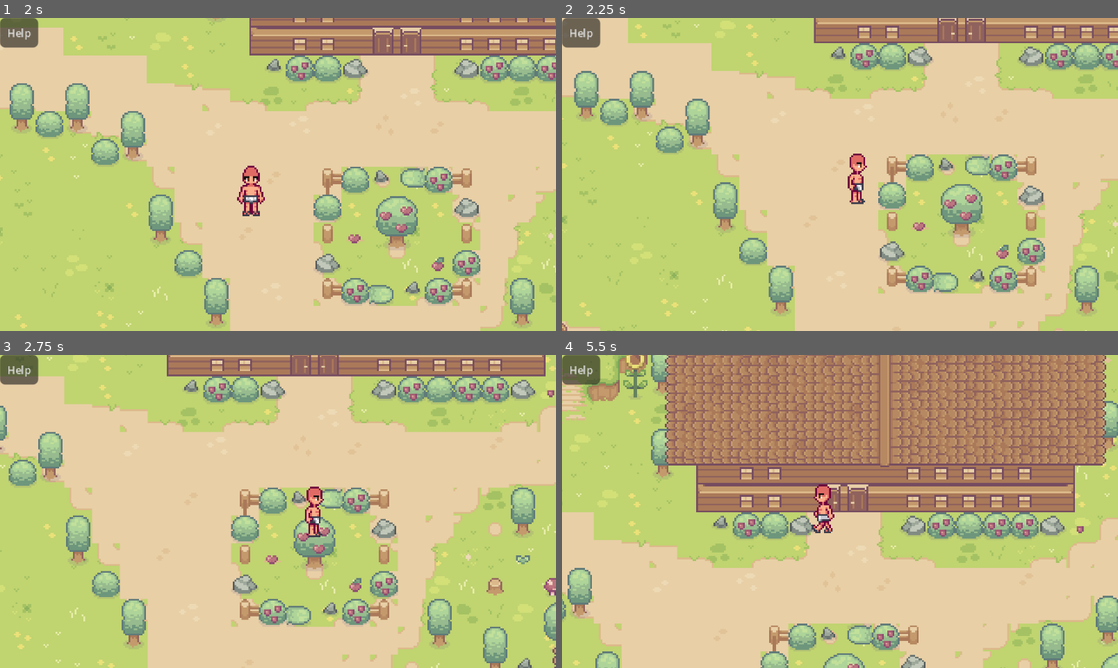
Above: before the commit, frames 1-4 (two rows, left to right).
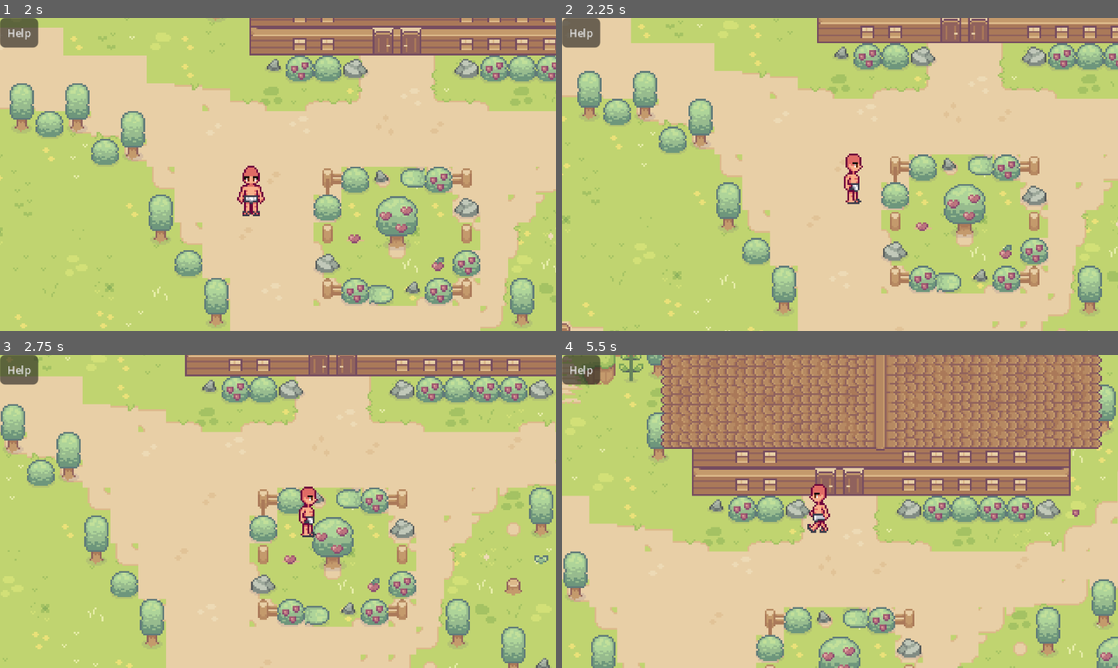
Above: after the commit, the same moments.

Repository: IainMacGraham/hollyburns
Game: Godot game, scene res://title_screen.tscn
Two runs of this game, one before a commit and one after it. Both use one fixed random seed, a clock stepped at 60 frames per second and the inputs below.
Inputs:
- Up to frame 1 (2 s): click "START" at 0.5 s; click "START" at 1.25 s
- Up to frame 2 (2.25 s): hold D (move_right) from 2.03 s (still down); tap C (chat) at 2.1 s
- Up to frame 3 (2.75 s): keep holding D (move_right)
- Up to frame 4 (5.5 s): release D (move_right) at 2.78 s; hold S (move_down) 2.78-3.53 s; tap F (interact) at 2.85, 4.35 s; hold D (move_right) 3.53-4.28 s; tap C (chat) at 3.6, 5.1 s; hold W (move_up) 4.28-5.03 s; hold A (move_left) from 5.03 s (still down)

Frame 1 is identical in both runs. In frame 2, 12% of the frame differs, in the area x 0-100%, y 0-100%; in frame 3, 29%; in frame 4, 43%.

Commit message:
Pre-OpenAI backup — Eidolon version

Diff:
--- a/player.gd
+++ b/player.gd
@@ -1,6 +1,6 @@
 extends CharacterBody2D
 
-@export var speed: float = 120.0 #was 80
+@export var speed: float = 100.0 #was 80
 @onready var clue_indicator = $ClueIndicator
 
 var interactables_in_range = []
--- a/project.godot
+++ b/project.godot
@@ -27,8 +27,8 @@
 
 window/size/viewport_width=320
 window/size/viewport_height=180
-window/size/window_width_override=1280
-window/size/window_height_override=720
+window/size/window_width_override=1920
+window/size/window_height_override=1080
 window/stretch/mode="canvas_items"
 
 [global_group]
--- a/title_screen.gd
+++ b/title_screen.gd
@@ -16,7 +16,9 @@
 
 This summer you're coming back — not as a camper. As second-year property staff. Now is the time to have a proper look around.
 
-[color=#ffffff]You're going to find out what's going on at Camp Hollyburn.[/color][/color]"""
+[color=#ffffff]You're going to find out what's going on at Camp Hollyburn.[/color]
+
+[color=#ffffff](WARNING: ALL NPC DIALOGUE IS GENERATED LIVE BY OPENAI's LLM)[/color][/color]"""
 
 const SCROLL_SPEED: float = 8.0   # pixels per second
 const SCROLL_DELAY: float = 4    # seconds before scroll starts
